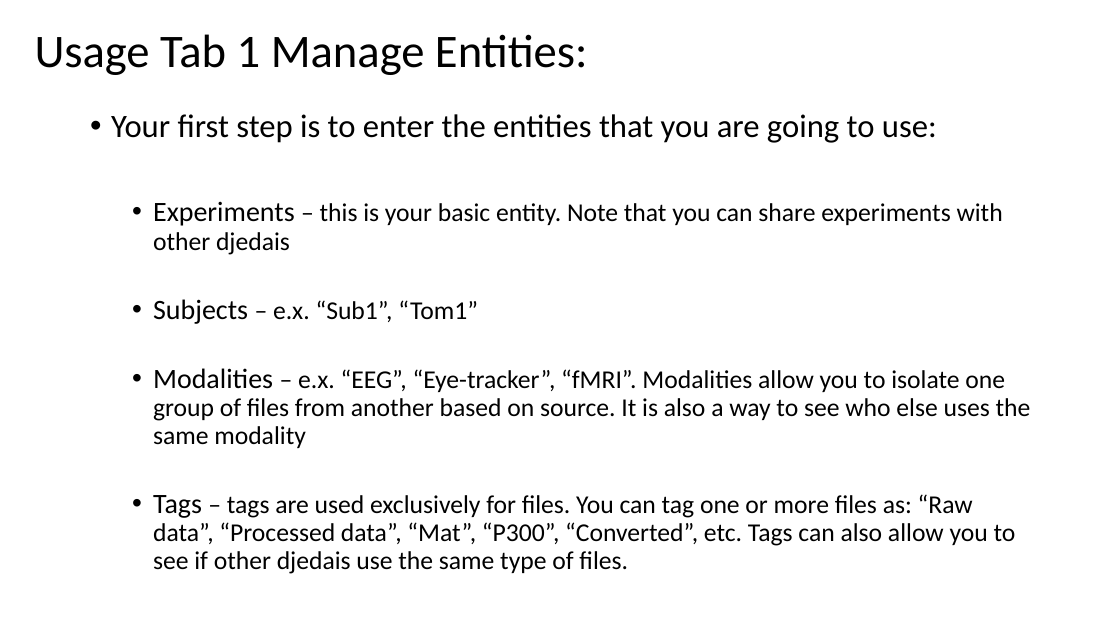
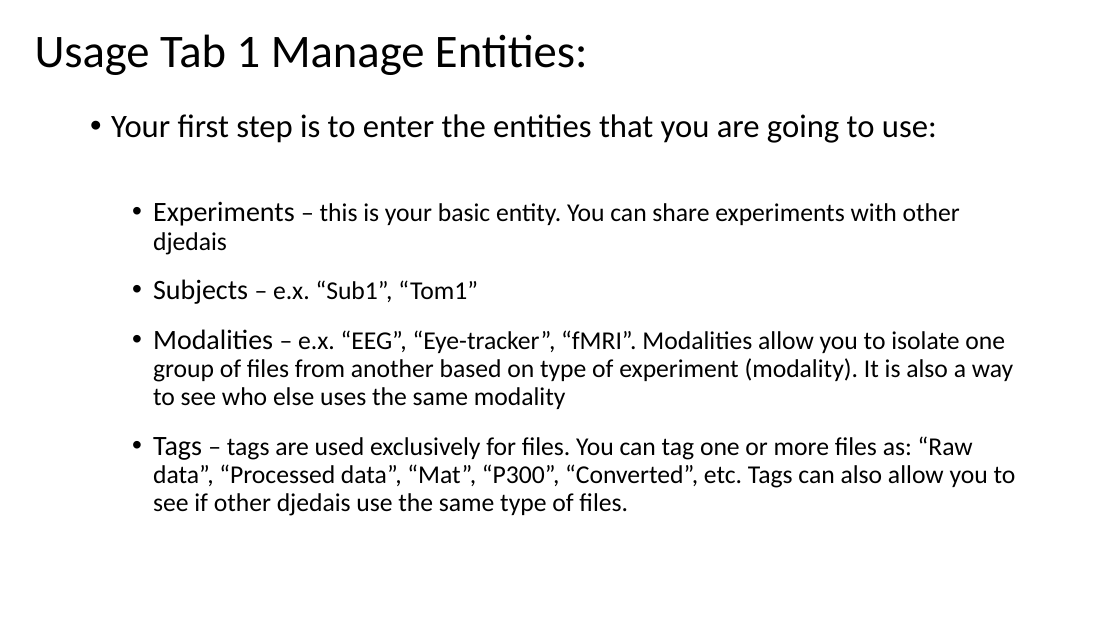
Before and after one commit to sssandyad/adastra, a slide deck: slide 4 of src_ebd_tool/docs/Help_djedai.pptx. Drawn at 1120x630 pixels with LibreOffice and Linux fonts; fonts in the diff are those of the drawing. Boxes give left, top, right and bottom in pixels: in the first picture for what was removed or moved away, otherwise in the second. Text is boxed around its words. In the diff, an @@ line names an element or a change of style, - is before the commit and + after.

```diff
--- a/src_ebd_tool/docs/Help_djedai.pptx
+++ b/src_ebd_tool/docs/Help_djedai.pptx
@@ text at box(153, 201, 960, 255): text changed @@
-  • Experiments – this is your basic entity. Note that you can share experiments with other djedais
+  • Experiments – this is your basic entity. You can share experiments with other djedais
@@ text at box(153, 279, 1016, 516): more space between paragraphs @@
@@ text at box(153, 329, 1013, 409): text changed @@
-  • Modalities – e.x. “EEG”, “Eye-tracker”, “fMRI”. Modalities allow you to isolate one group of files from another based on source. It is also a way to see who else uses the same modality
+  • Modalities – e.x. “EEG”, “Eye-tracker”, “fMRI”. Modalities allow you to isolate one group of files from another based on type of experiment (modality). It is also a way to see who else uses the same modality
```
Also in this commit, not shown: 2 other slides changed, 1 slide added.
